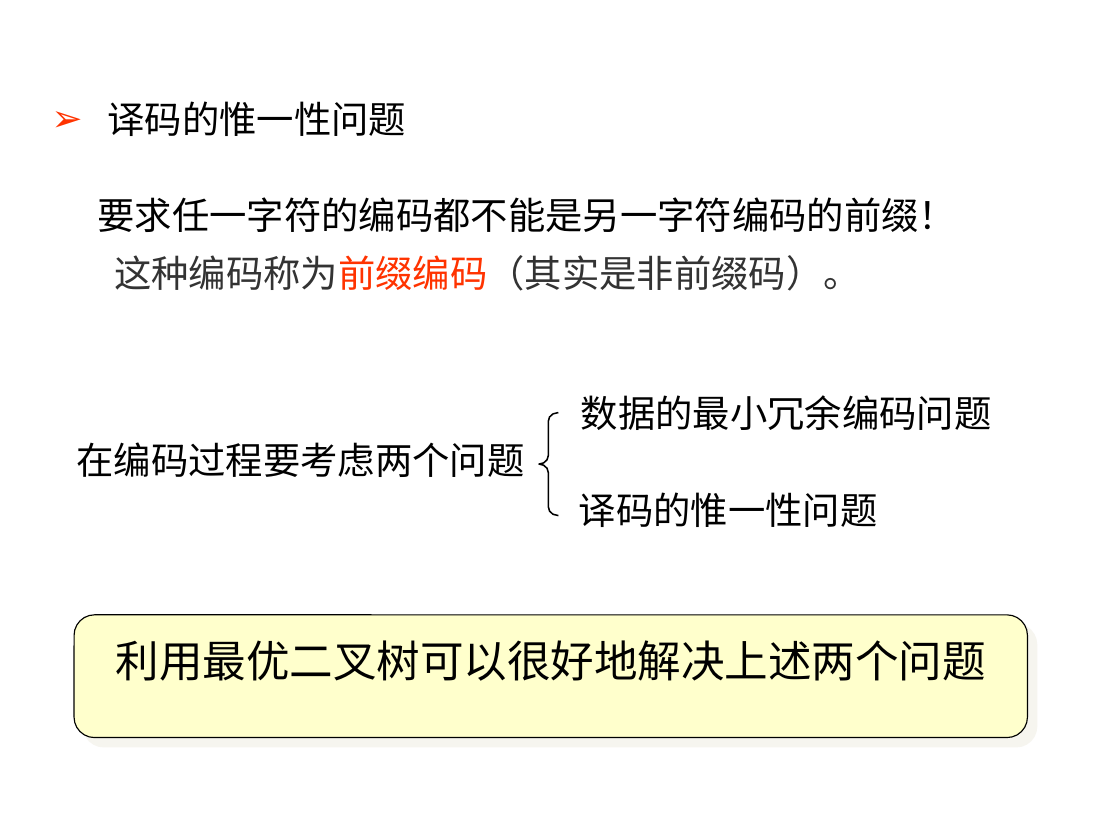
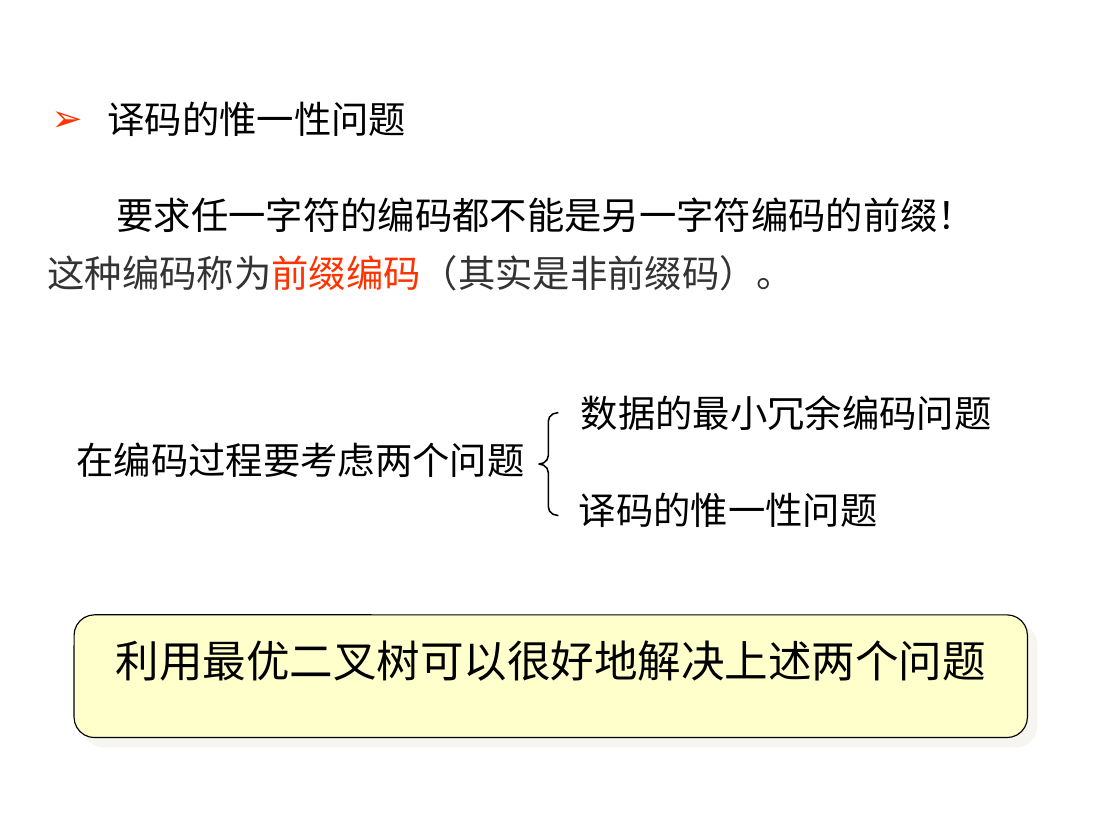
Before and after one commit to edu2act/course-datastructure, a slide deck: slide 122 of materials/slides/ds6.pptx (slide 121 before the commit). Drawn at 1120x840 pixels with LibreOffice and Linux fonts; fonts in the diff are those of the drawing. Boxes give left, top, right and bottom in pixels: in the first picture for what was removed or moved away, otherwise in the second. Text is boxed around its words. In the diff, an @@ line names an element or a change of style, - is before the commit and + after.

```diff
--- a/materials/slides/ds6.pptx
+++ b/materials/slides/ds6.pptx
@@ background #CCE8CF to #FFFFFF @@
@@ text "要求任一字符的编码都不能是另一字符编码的前缀！" rewrapped from box(98, 197, 957, 291) to box(47, 197, 975, 291) @@
```
Also in this commit, not shown: 123 other slides changed, 1 slide added, 17 other files.
